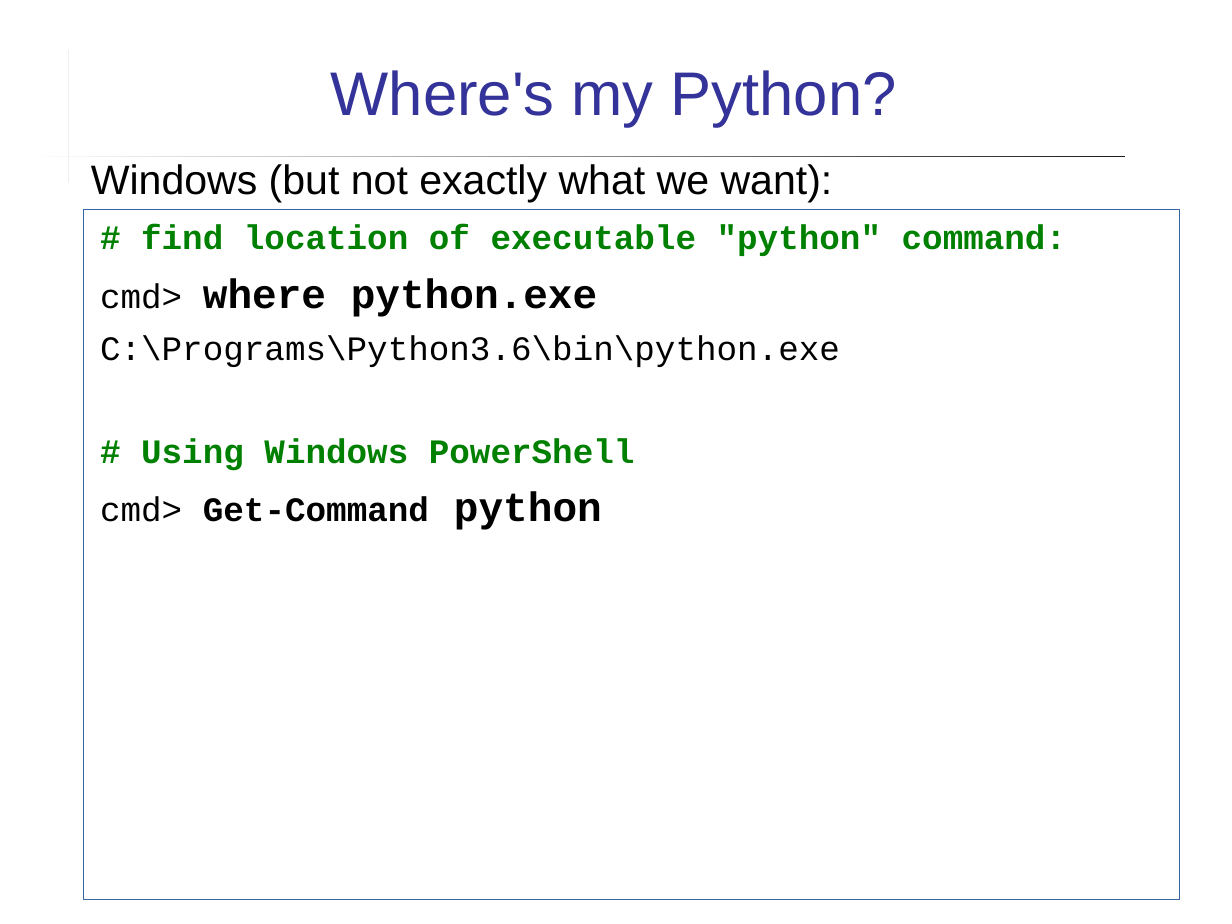
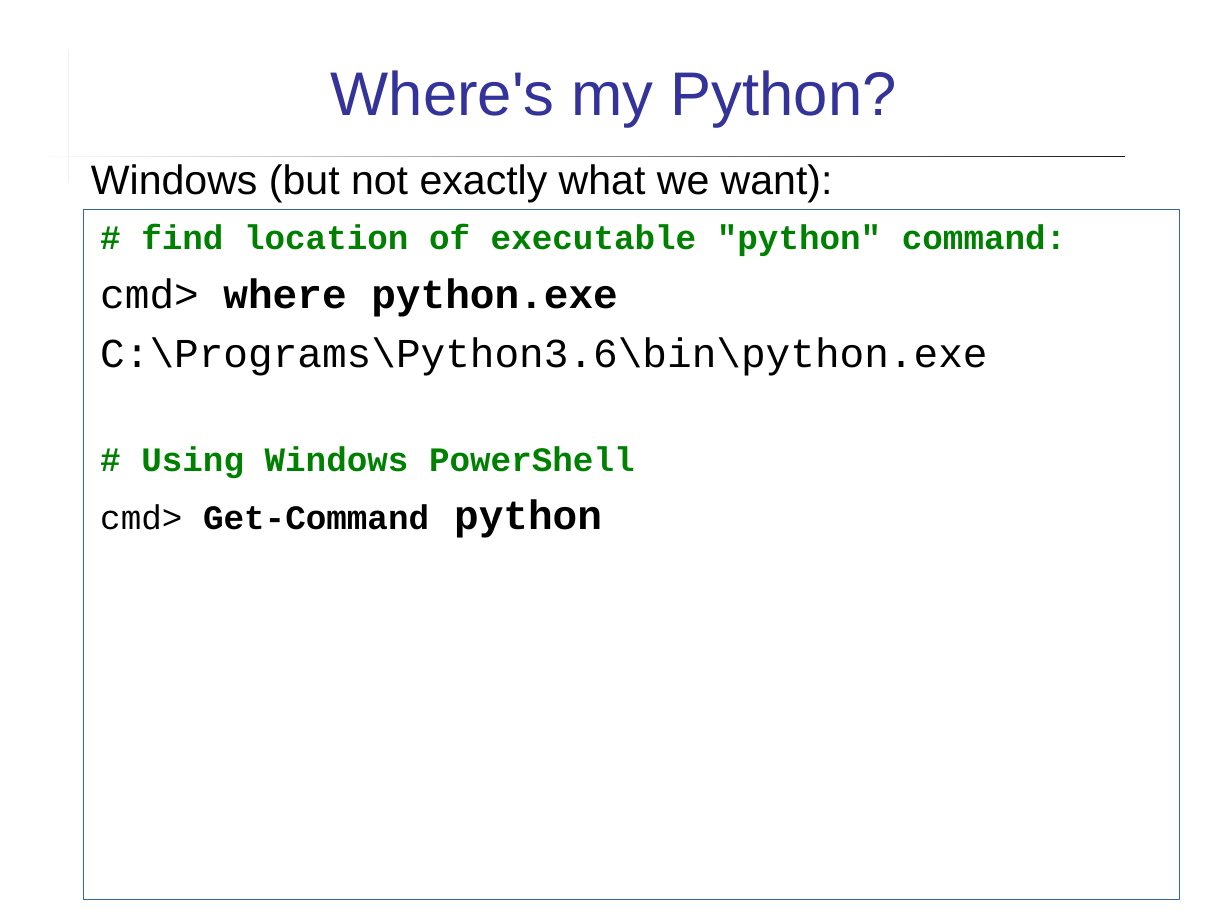
Before and after one commit to cpske/ISP, a slide deck: slide 8 of assignment/feedback/Quiz2-feedback.ppt. Drawn at 1232x924 pixels with LibreOffice and Linux fonts; fonts in the diff are those of the drawing. Boxes give left, top, right and bottom in pixels: in the first picture for what was removed or moved away, otherwise in the second. Text is boxed around its words. In the diff, an @@ line names an element or a change of style, - is before the commit and + after.

```diff
--- a/assignment/feedback/Quiz2-feedback.ppt
+++ b/assignment/feedback/Quiz2-feedback.ppt
@@ text in rectangle at [100,278,987,376]: size 20 to 24 pt in "cmd>", "C:\Programs\Python3.6\bin\python.exe" @@
```
Also in this commit, not shown: 10 other slides changed, 1 slide added, 3 other files.
